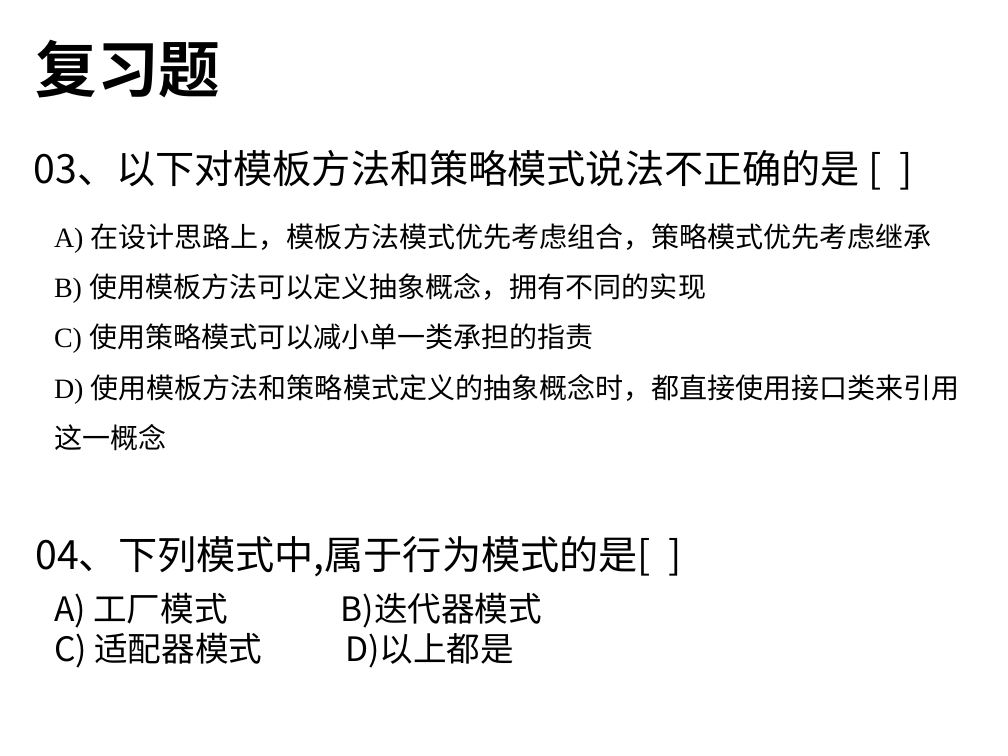
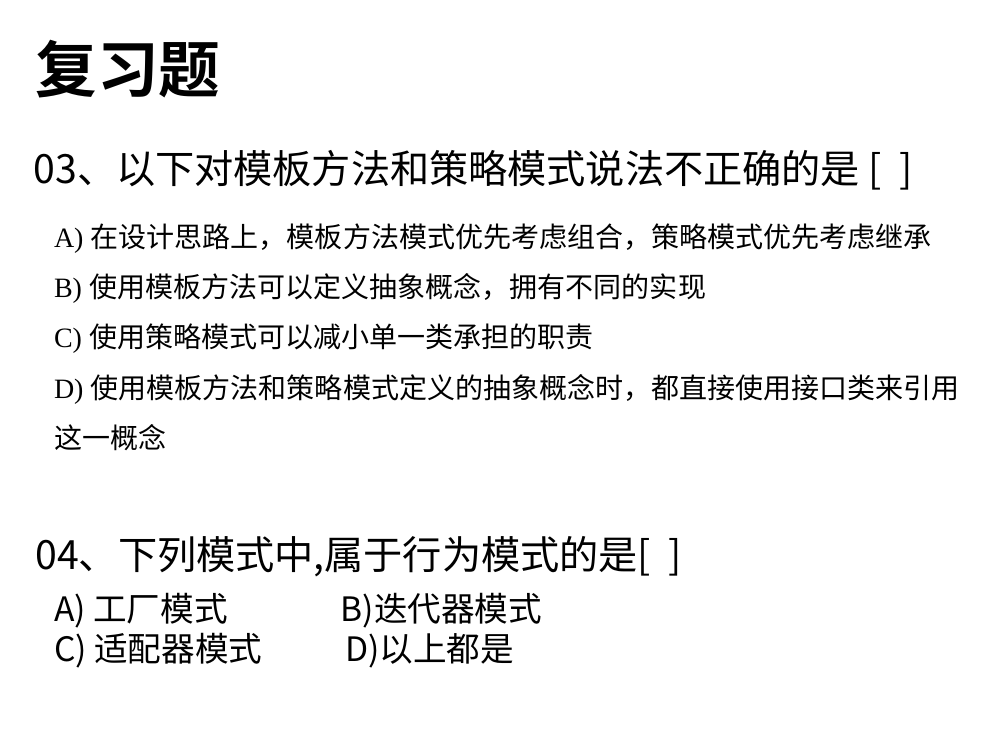
Before and after one commit to thunlp/OOP-THU, a slide deck: slide 23 of oop期末复习-2019.pptx. Drawn at 1008x756 pixels with LibreOffice and Linux fonts; fonts in the diff are those of the drawing. Boxes give left, top, right and bottom in pixels: in the first picture for what was removed or moved away, otherwise in the second. Text is boxed around its words. In the diff, an @@ line names an element or a change of style, - is before the commit and + after.

```diff
--- a/oop期末复习-2019.pptx
+++ b/oop期末复习-2019.pptx
@@ text at box(54, 323, 594, 353): text changed @@
-C) 使用策略模式可以减小单一类承担的指责
+C) 使用策略模式可以减小单一类承担的职责
```
Also in this commit, not shown: 9 other slides changed, 2 slides added.
